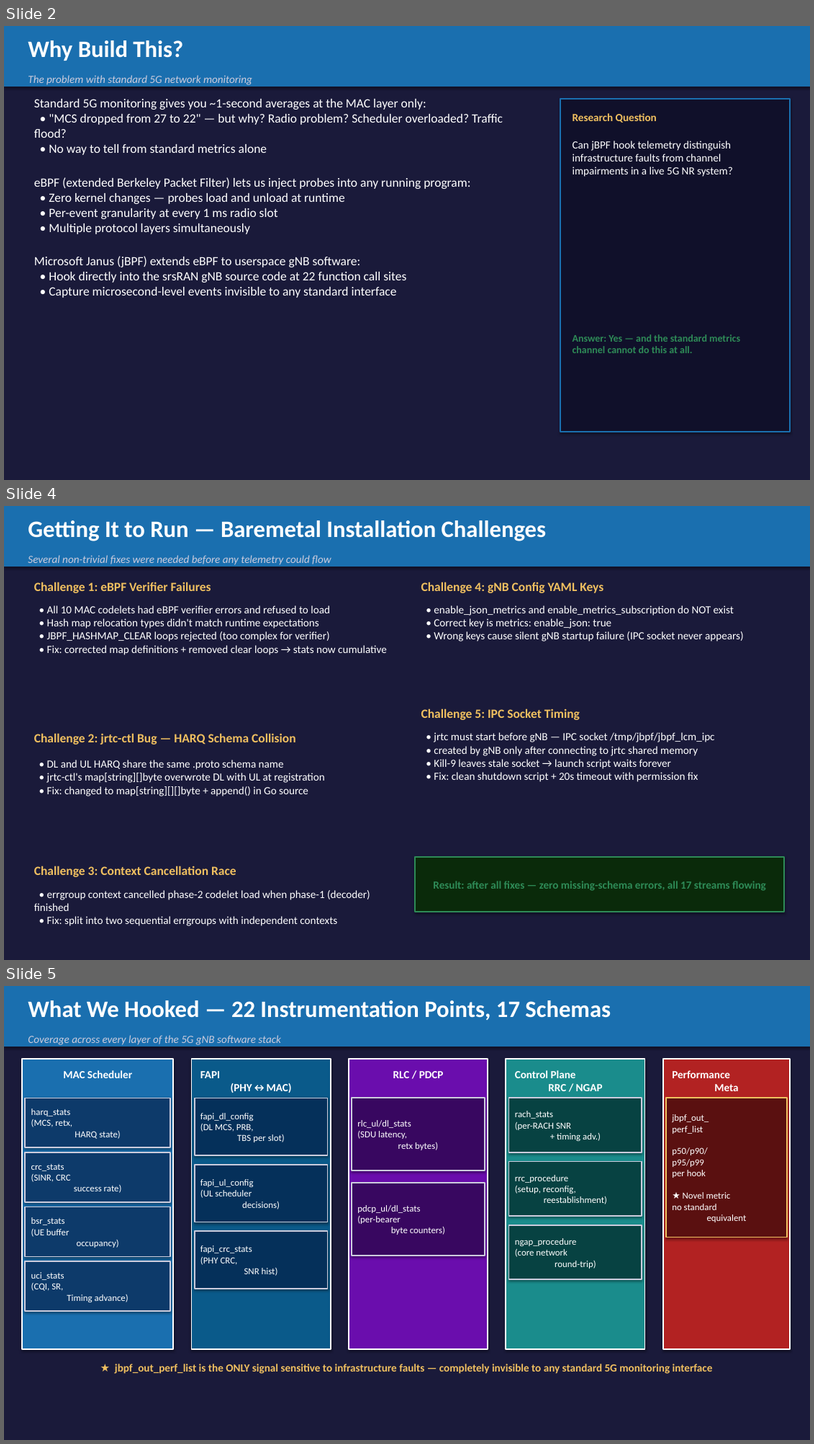
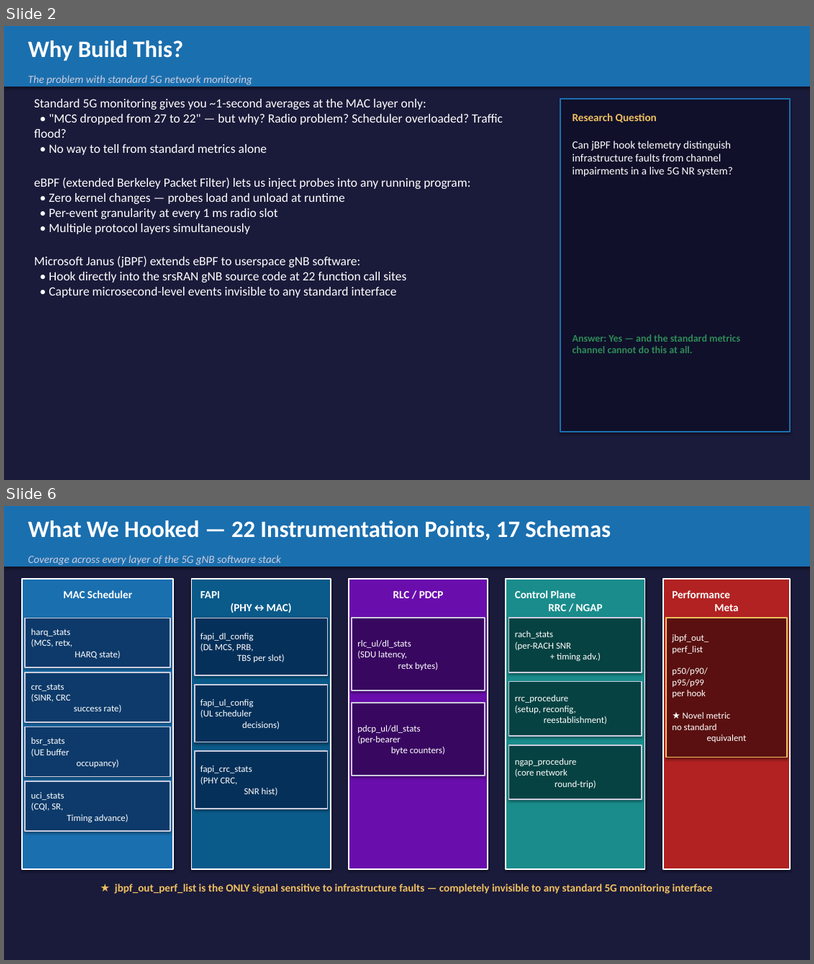
Before and after one commit to MaximBitiu1/srsran-telemetry-pipeline, a slide deck: docs/MIDTERM_PRESENTATION.pptx. Shown one above the other, each under a label of ours: slides 2, 4 and 5 before the commit, slides 2 and 6 after it; the slides between them are not shown. The pictures are 814x1444 and 814x964 pixels, drawn with LibreOffice and Linux fonts; fonts in the diff are those of the drawing. Boxes give left, top, right and bottom in pixels: in the first picture for what was removed or moved away, otherwise in the second. Text is boxed around its words. In the diff, an @@ line names an element or a change of style, - is before the commit and + after.

```diff
--- a/docs/MIDTERM_PRESENTATION.pptx
+++ b/docs/MIDTERM_PRESENTATION.pptx
@@ slide 4 removed at (4, 506, 810, 960), background #1A1A3A @@
@@ rectangle removed at (4, 506, 810, 566) @@
@@ text removed at (28, 520, 546, 541) @@
-Getting It to Run — Baremetal Installation Challenges
@@ text removed at (28, 555, 332, 565) @@
-Several non-trivial fixes were needed before any telemetry could flow
@@ text removed at (34, 582, 211, 593) @@
-Challenge 1: eBPF Verifier Failures
@@ text removed at (422, 582, 604, 593) @@
-Challenge 4: gNB Config YAML Keys
@@ text removed at (47, 605, 387, 655) @@
-• All 10 MAC codelets had eBPF verifier errors and refused to load
-• Hash map relocation types didn't match runtime expectations
-• JBPF_HASHMAP_CLEAR loops rejected (too complex for verifier)
-• Fix: corrected map definitions + removed clear loops → stats now cumulative
@@ text removed at (434, 605, 743, 641) @@
-• enable_json_metrics and enable_metrics_subscription do NOT exist
-• Correct key is metrics: enable_json: true
-• Wrong keys cause silent gNB startup failure (IPC socket never appears)
@@ text removed at (422, 708, 580, 720) @@
-Challenge 5: IPC Socket Timing
@@ text removed at (34, 733, 296, 744) @@
-Challenge 2: jrtc-ctl Bug — HARQ Schema Collision
@@ text removed at (434, 732, 715, 782) @@
-• jrtc must start before gNB — IPC socket /tmp/jbpf/jbpf_lcm_ipc
-• created by gNB only after connecting to jrtc shared memory
-• Kill-9 leaves stale socket → launch script waits forever
-• Fix: clean shutdown script + 20s timeout with permission fix
@@ text removed at (47, 759, 325, 796) @@
-• DL and UL HARQ share the same .proto schema name
-• jrtc-ctl's map[string][]byte overwrote DL with UL at registration
-• Fix: changed to map[string][][]byte + append() in Go source
@@ text removed at (34, 865, 237, 877) @@
-Challenge 3: Context Cancellation Race
@@ rectangle removed at (415, 857, 784, 911) @@
-Result: after all fixes — zero missing-schema errors, all 17 streams flowing
@@ text removed at (34, 890, 370, 926) @@
-• errgroup context cancelled phase-2 codelet load when phase-1 (decoder) finished
-• Fix: split into two sequential errgroups with independent contexts
@@ what was slide 5 is now slide 6 @@
```
Also in this commit, not shown: 2 slides changed, 7 slides added, 3 other slides removed, 16 other files.
